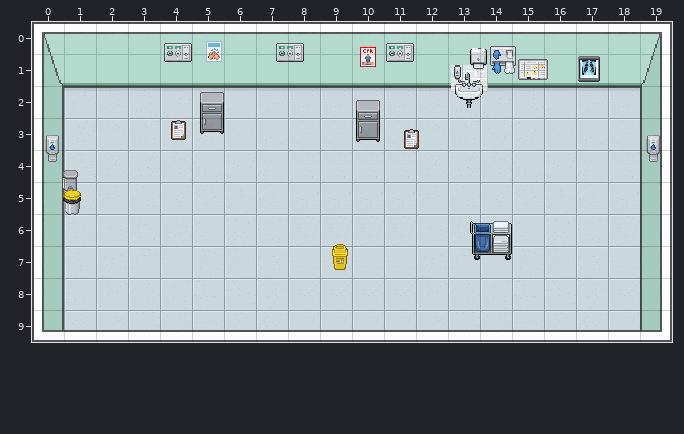
Two states of a Tiled map (JSON), public/break_escape/assets/rooms/room_hospital_ward.tmj. The picture above was drawn from the file before the commit.
Cells are 32x32 px. Shown: x 0..19, y 0..9.
Once edited:
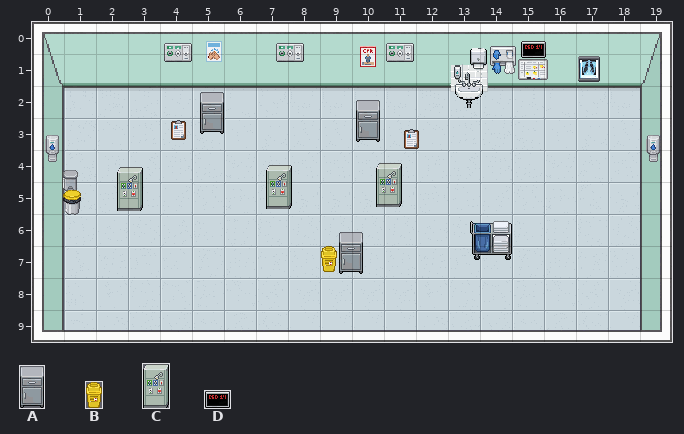
Key: from "objects/hospital_extras": A 11 "bedside_locker1", B 19 "sharps_bin1", C 79 "bedhead_unit1", D 86 "nurse_call_display1".
Objects are placed by their top-left corner, in cells (3,4 is the top-left corner of cell 3,4); size is 1x1 cell unless given.
The edit:
Layer "items":
Object B "sharps_bin1" at 9.4,6.9 size 0.5x0.8 becomes B "sharps_bin1" at 9,7 size 0.5x0.8.
A new object: D "nurse_call_display1" at 15.3,0.6 size 0.8x0.5.
A new object: C "bedhead_unit1" at 10.8,4.4 size 0.8x1.4.
A new object: C "bedhead_unit1" at 7.3,4.5 size 0.8x1.4.
A new object: C "bedhead_unit1" at 2.7,4.5 size 0.8x1.4.
A new object: A "bedside_locker1" at 9.6,6.6 size 0.8x1.3.
